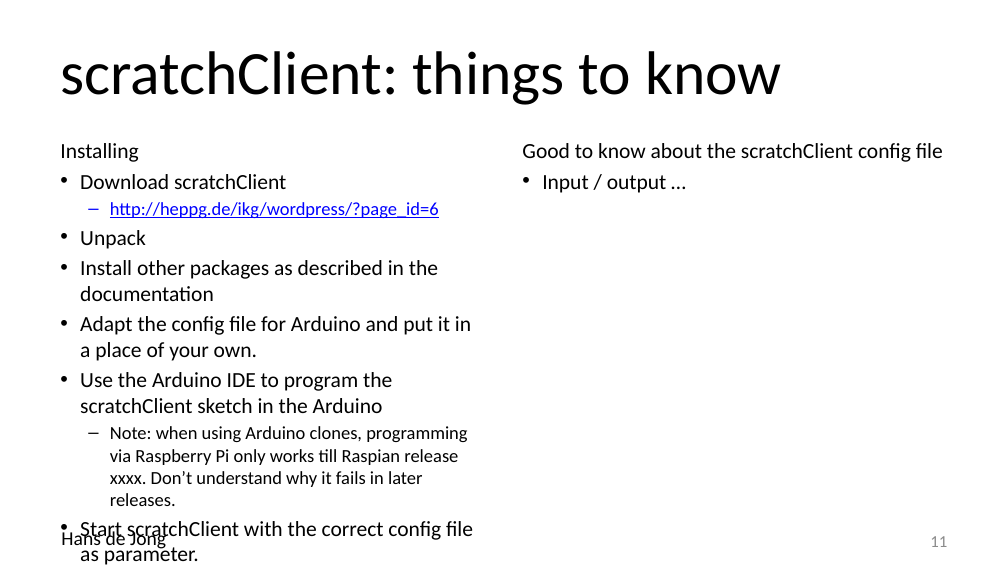
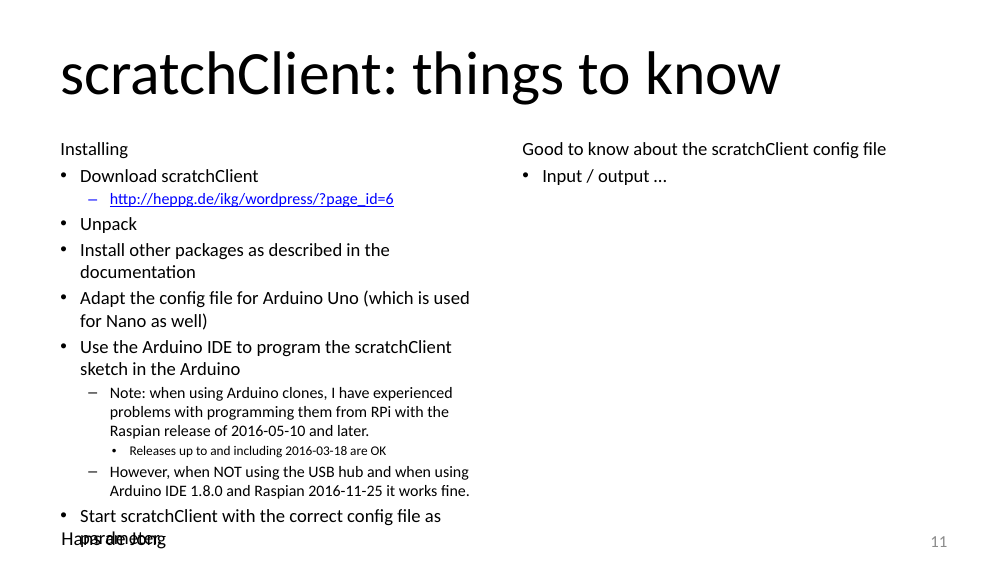
Before and after one commit to hansdejongehv/Weekendschool-PiAndMore, a slide deck: slide 11 of PiAndMore/Part-0--Presentation/A lesson of physical Computing with Scratch.pptx. Drawn at 1008x567 pixels with LibreOffice and Linux fonts; fonts in the diff are those of the drawing; background and template pictures are left out. Boxes give left, top, right and bottom in pixels: in the first picture for what was removed or moved away, otherwise in the second. Text is boxed around its words. In the diff, an @@ line names an element or a change of style, - is before the commit and + after.

```diff
--- a/PiAndMore/Part-0--Presentation/A lesson of physical Computing with Scratch.pptx
+++ b/PiAndMore/Part-0--Presentation/A lesson of physical Computing with Scratch.pptx
@@ text at box(60, 142, 452, 375): size 15.4 to 13.3 pt in "Installing", "Download scratchClient", "Unpack", "Install other packages as described in the ..." and 2 more places; size 13.2 to 11.4 pt in "http://heppg.de/ikg/wordpress/?page_id=6" @@
@@ text "Good to know about the ..." at box(522, 142, 886, 185): size 15.4 to 13.3 pt @@
@@ text at box(80, 290, 470, 330): text changed; size 15.4 to 13.3 pt @@
-• Adapt the config file for Arduino and put it in a place of your own.
+• Adapt the config file for Arduino Uno (which is used for Nano as well)
@@ text at box(110, 387, 470, 499): text changed; size 13.2 to 11.4 pt @@
-  – Note: when using Arduino clones, programming via Raspberry Pi only works till Raspian release xxxx. Don’t understand why it fails in later releases.
+  – Note: when using Arduino clones, I have experienced problems with programming them from RPi with the Raspian release of 2016-05-10 and later.
+    • Releases up to and including 2016-03-18 are OK
+  – However, when NOT using the USB hub and when using Arduino IDE 1.8.0 and Raspian 2016-11-25 it works fine.
```
Also in this commit, not shown: 8 other slides changed.
